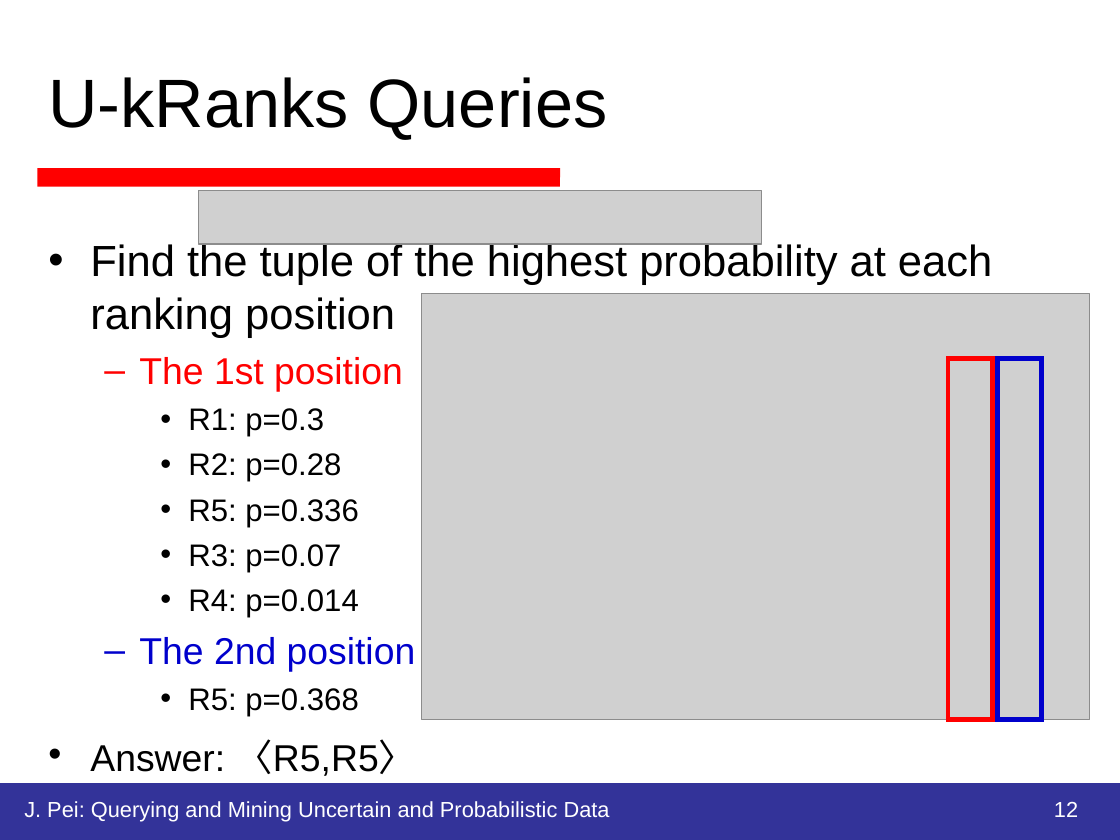
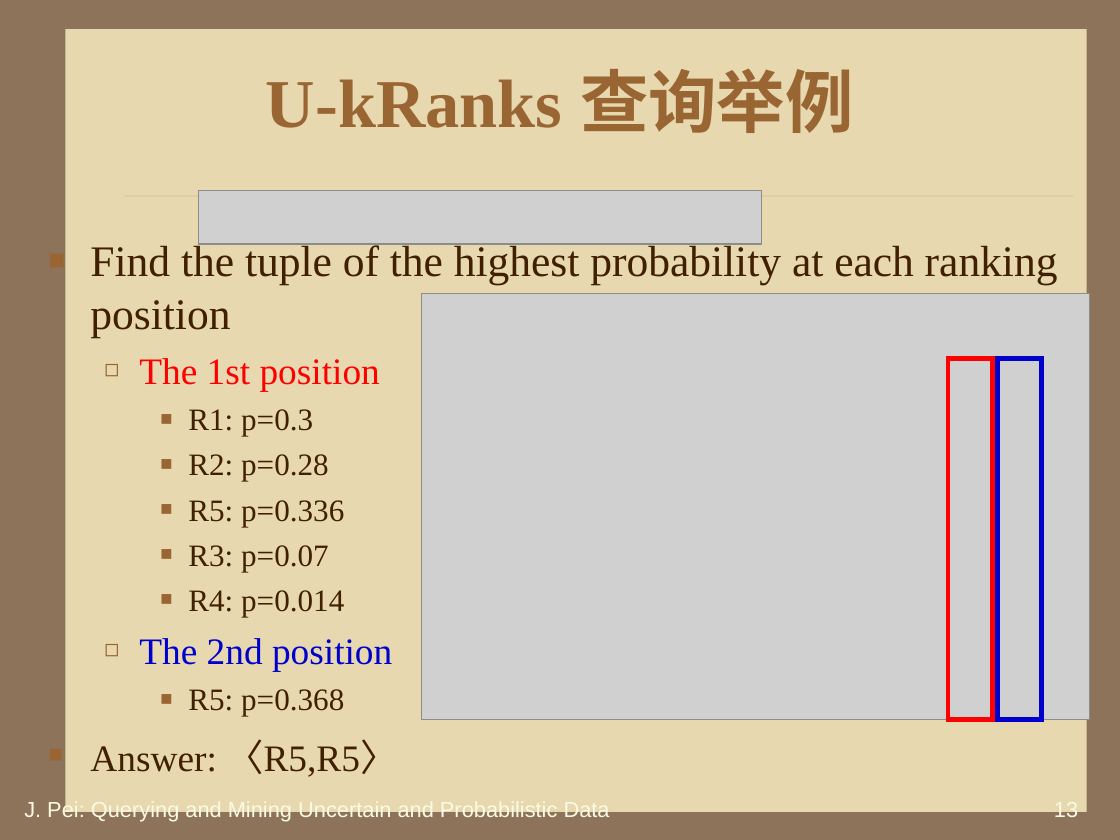
Before and after one commit to HiltonWei/wpstest, a slide deck: slide 13 of branches/区钺坚/读书报告/不确定性数据的查询分析处理.ppt (slide 12 before the commit). Drawn at 1120x840 pixels with LibreOffice and Linux fonts; fonts in the diff are those of the drawing; grey boxes stand for pictures; background and template pictures are left out. Boxes give left, top, right and bottom in pixels: in the first picture for what was removed or moved away, otherwise in the second. Text is boxed around its words. In the diff, an @@ line names an element or a change of style, - is before the commit and + after.

```diff
--- a/branches/区钺坚/读书报告/不确定性数据的查询分析处理.ppt
+++ b/branches/区钺坚/读书报告/不确定性数据的查询分析处理.ppt
@@ background #FFFFFF to #8C735A @@
@@ rectangle added at bbox=[65, 29, 1086, 812], fill #E7D8AF @@
@@ title at bbox=[266, 68, 854, 133]: text changed; font Arial to Times New Roman; text colour #000000 to #996633; bold on @@
-U-kRanks Queries
+U-kRanks 查询举例
@@ text "Find the tuple of the ..." at bbox=[90, 242, 1058, 777]: font Arial to Times New Roman; text colour #000000 to #402000 in "Find the tuple of the highest probability ...", "R1: p=0.3", "R2: p=0.28", "R5: p=0.336" and 4 more places; bullet • to ■; bullet colour #000000 to #996633; bullet – to ◻; bullet colour #FF0000 to #996633; bullet colour #0000CC to #996633 @@
@@ line removed from (37, 177) to (560, 177) @@
@@ line added from (124, 196) to (1073, 196), #A08366 0.26 pt @@
@@ rectangle removed at bbox=[0, 784, 1120, 840] @@
@@ text "J. Pei: Querying and Mining ..." at bbox=[24, 800, 610, 822]: text colour #FFFFFF to #FBFAE2 @@
@@ page number at bbox=[1054, 802, 1078, 822]: text changed; text colour #FFFFFF to #FBFAE2 @@
-12
+13
```
Also in this commit, not shown: 38 other slides changed, 19 slides added, 1 slide removed, 2 other files.
